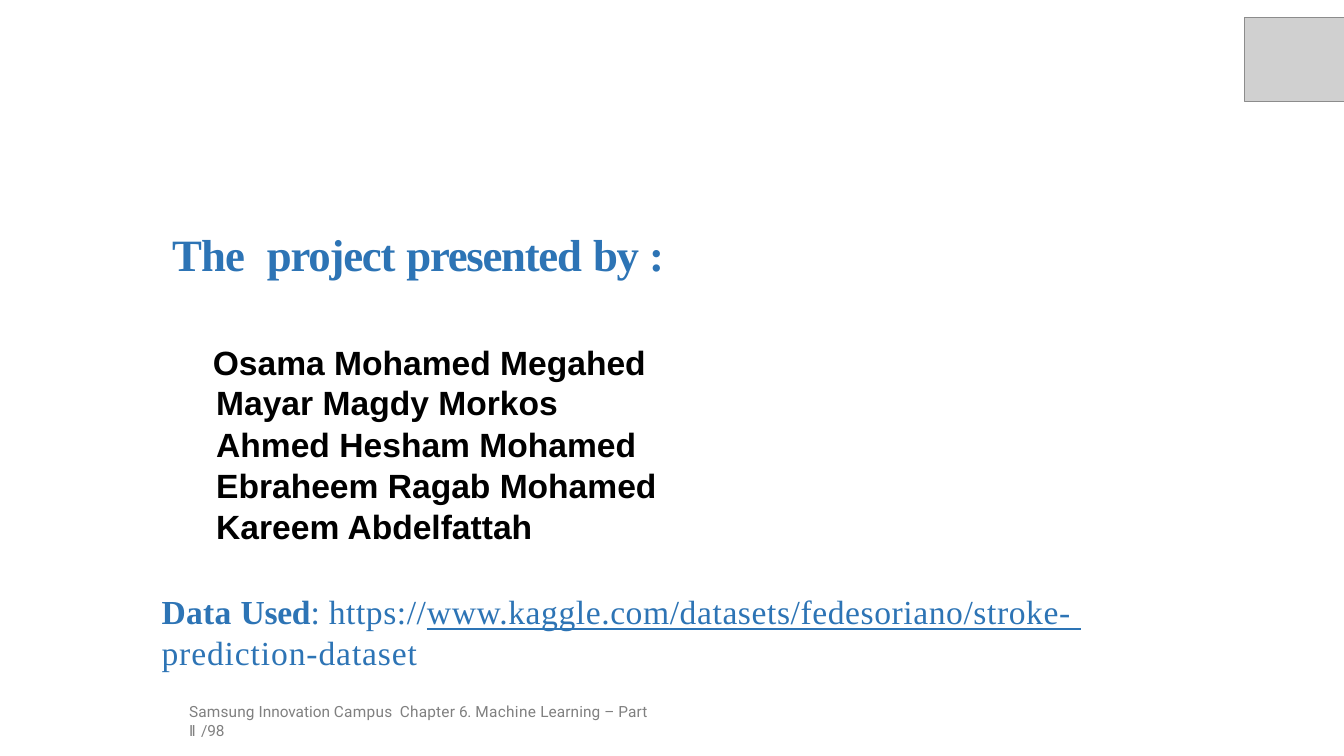
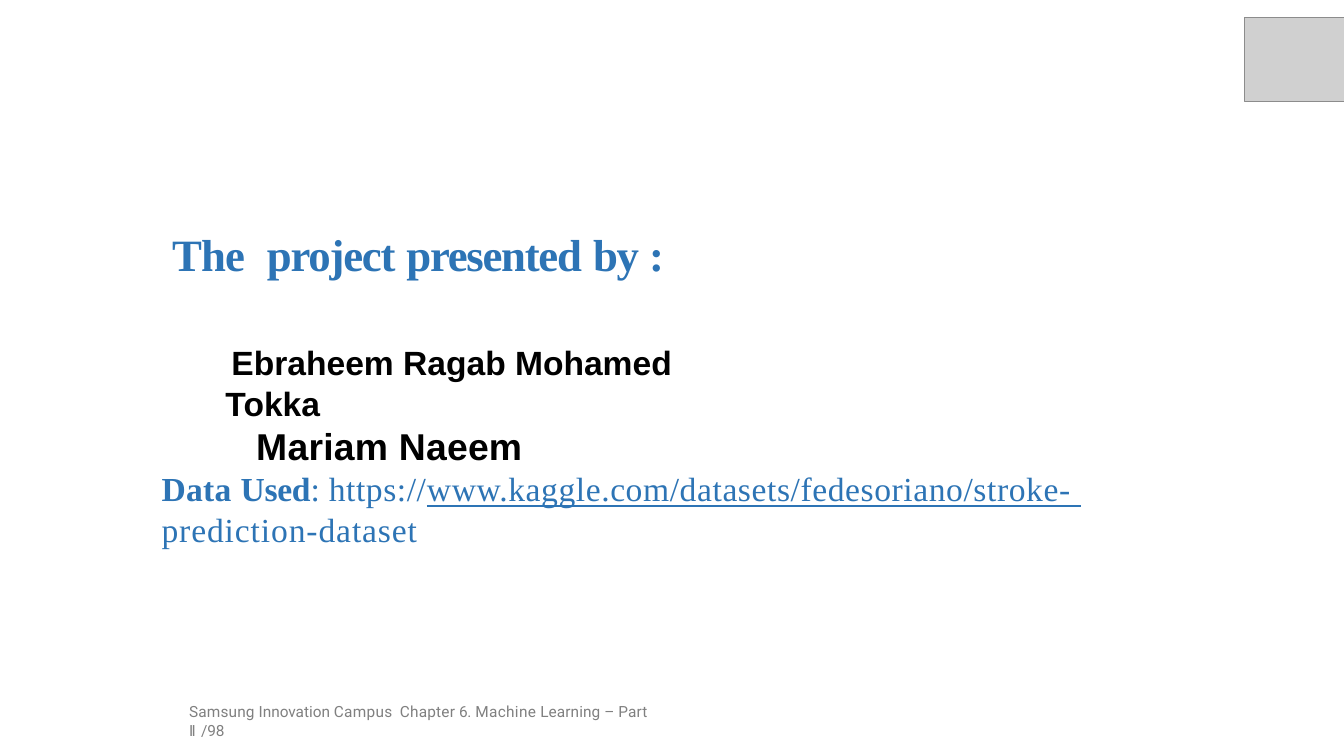
Before and after one commit to Ebraheem-zydan/Stroke-Prediction, a slide deck: slide 2 of Presentation.pptx. Drawn at 1344x756 pixels with LibreOffice and Linux fonts; fonts in the diff are those of the drawing; grey boxes stand for pictures; background and template pictures are left out. Boxes give left, top, right and bottom in pixels: in the first picture for what was removed or moved away, otherwise in the second. Text is boxed around its words. In the diff, an @@ line names an element or a change of style, - is before the commit and + after.

```diff
--- a/Presentation.pptx
+++ b/Presentation.pptx
@@ text at box(213, 350, 646, 458): paragraphs removed @@
-Osama Mohamed Megahed
-Mayar Magdy Morkos
-Ahmed Hesham Mohamed
@@ text at box(231, 350, 672, 381): indent changed; line spacing 42.8pt to 1; less space between paragraphs @@
@@ text at box(225, 391, 522, 461): text changed; size 36 to 40 pt @@
-Kareem Abdelfattah
+Tokka
+Mariam Naeem
```
